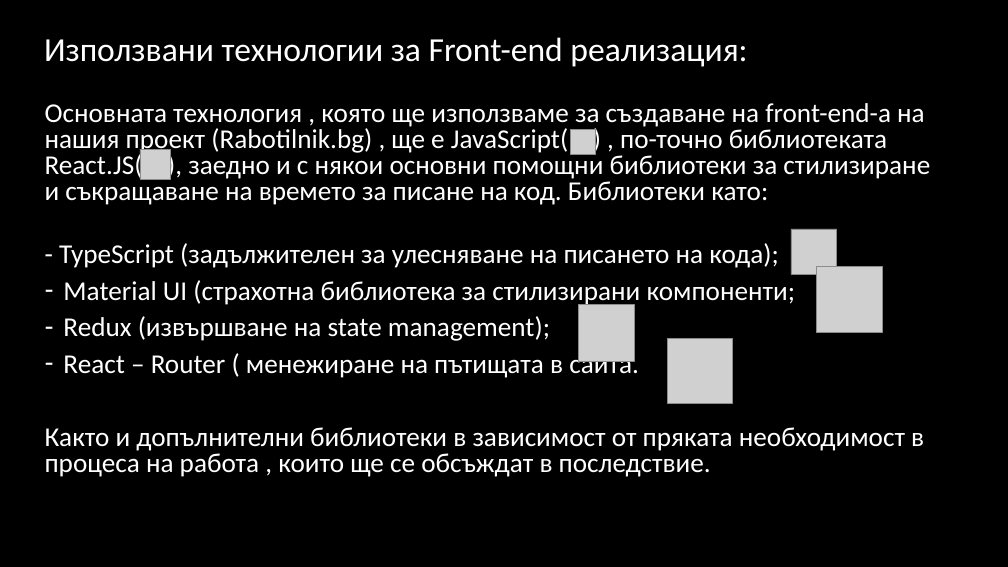
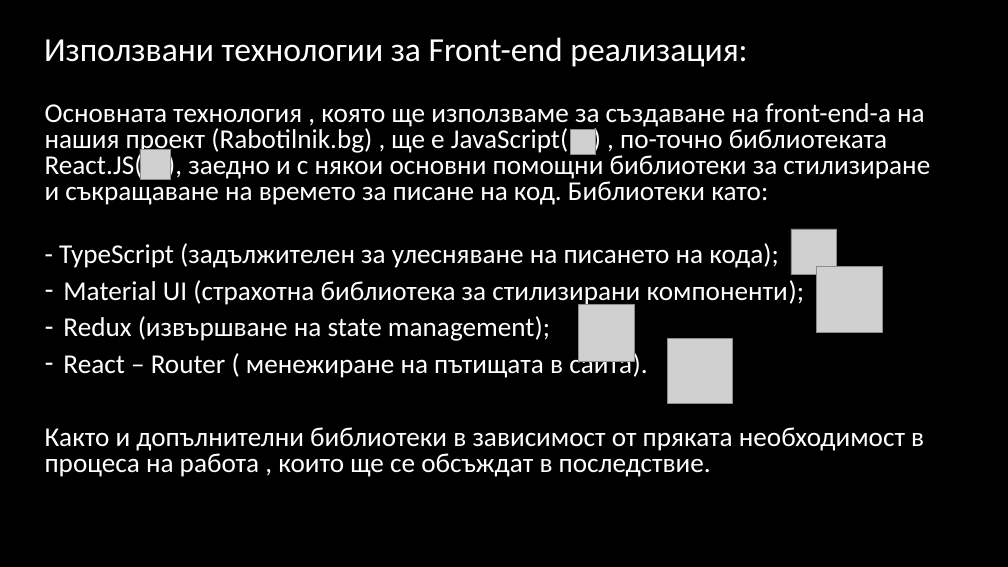
Before and after one commit to sp-2023-2024-bug-breakers/iteration-2, a slide deck: slide 3 of stu2001321072/Технологии на проект..pptx. Drawn at 1008x567 pixels with LibreOffice and Linux fonts; fonts in the diff are those of the drawing; grey boxes stand for pictures. Boxes give left, top, right and bottom in pixels: in the first picture for what was removed or moved away, otherwise in the second. Text is boxed around its words. In the diff, an @@ line names an element or a change of style, - is before the commit and + after.

```diff
--- a/stu2001321072/Технологии на проект..pptx
+++ b/stu2001321072/Технологии на проект..pptx
@@ text at <box>63,280,805,306</box>: text changed @@
-– Material UI (страхотна библиотека за стилизирани компоненти;
+– Material UI (страхотна библиотека за стилизирани компоненти);
@@ text at <box>63,351,647,378</box>: text changed @@
-– React – Router ( менежиране на пътищата в сайта.
+– React – Router ( менежиране на пътищата в сайта).
```
